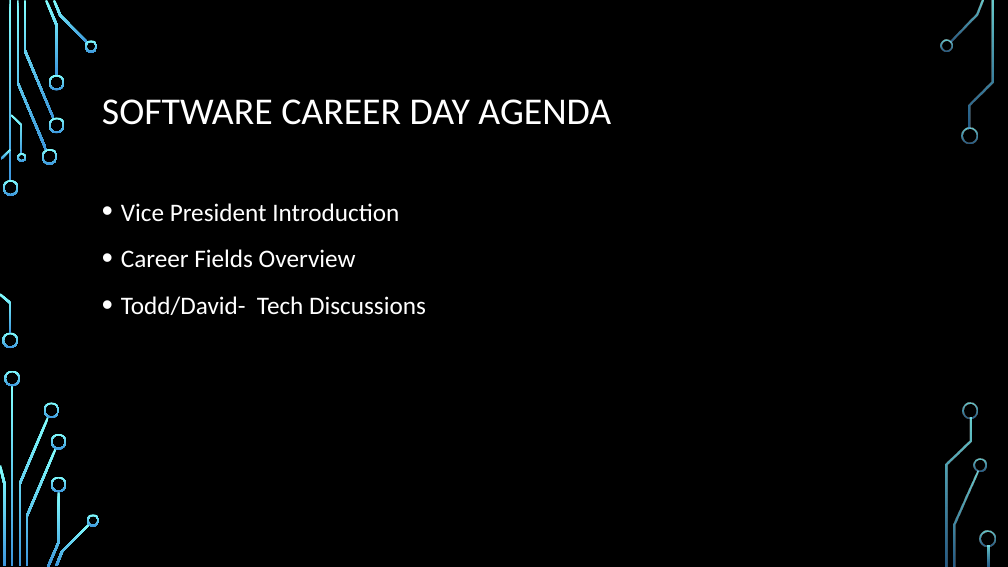
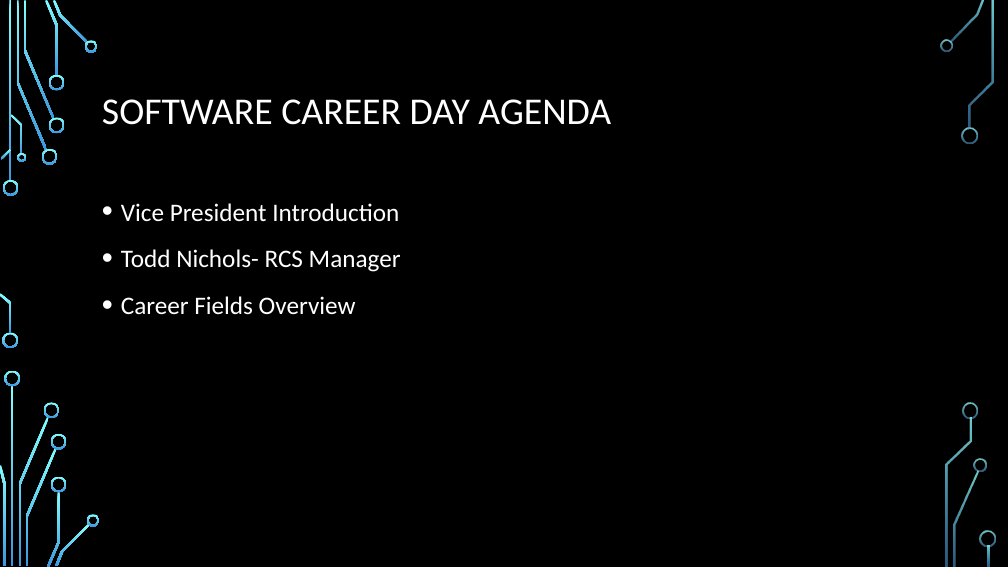
Before and after one commit to daviddcbud/TrainingApp, a slide deck: slide 4 of PowerPointSlids.pptx. Drawn at 1008x567 pixels with LibreOffice and Linux fonts; fonts in the diff are those of the drawing; background and template pictures are left out. Boxes give left, top, right and bottom in pixels: in the first picture for what was removed or moved away, otherwise in the second. Text is boxed around its words. In the diff, an @@ line names an element or a change of style, - is before the commit and + after.

```diff
--- a/PowerPointSlids.pptx
+++ b/PowerPointSlids.pptx
@@ text at <box>121,249,401,272</box>: paragraph added @@
+• Todd Nichols- RCS Manager
@@ text at <box>121,296,426,315</box>: paragraph removed @@
-• Todd/David- Tech Discussions
```
Also in this commit, not shown: 7 other slides changed, 13 other files.
